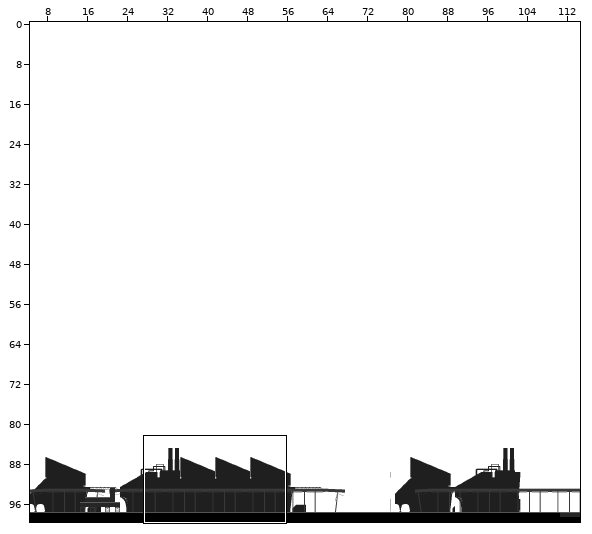
One commit to this Tiled map: PigState0.0.3/map_4.tmx. Above: a wide view before the commit, with the close-up outlined.
Close-up. The starting point:
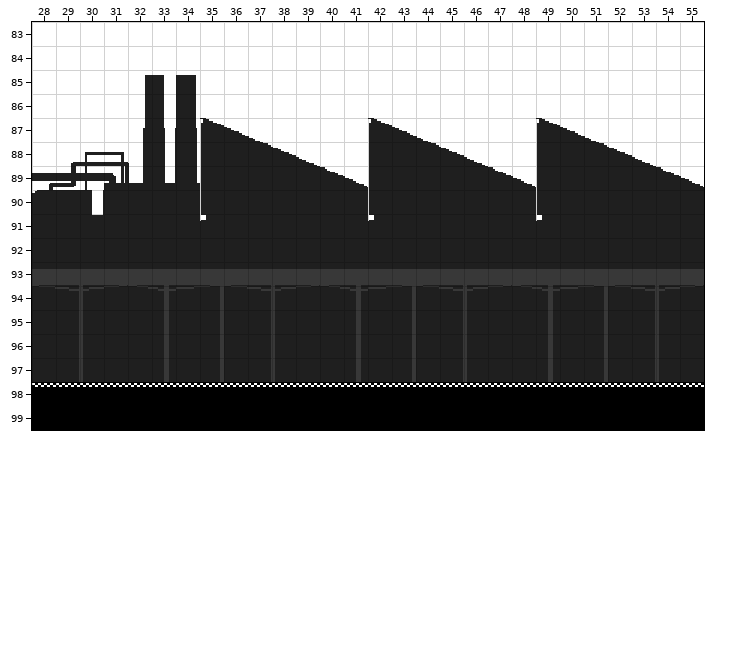
Cells are 16x16 px. Shown: x 28..55, y 83..99. The commit also changed other parts of the map, which this record leaves out. Tiles whose own drawing changed are shown in their newer look in all pictures.
And afterwards:
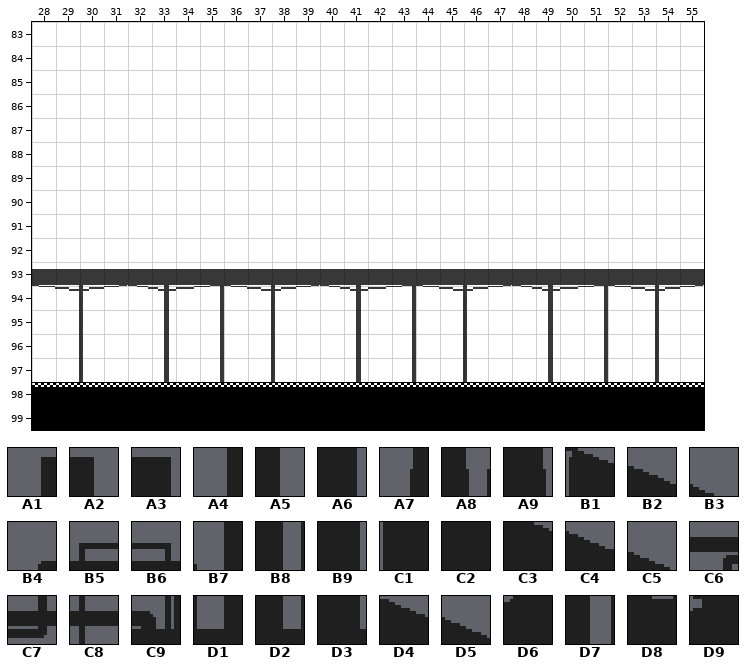
Key: from "envi_asset": A1 790, A2 791, A3 792, A4 868, A5 869, A6 870, A7 946, A8 947, A9 948, B1 954, B2 955, B3 956, B4 1021, B5 1022, B6 1023, B7 1024, B8 1025, B9 1026, C1 1032, C2 1033, C3 1034, C4 1035, C5 1036, C6 1098, C7 1099, C8 1100, C9 1101, D1 1102, D2 1103, D3 1104, D4 1115, D5 1116, D6 1176, D7 1178, D8 1256, D9 1266.
__ is an empty cell, .. an unchanged one.
Difference:
--- layer "background1"
@@ x 28..55 @@
- 85 .. .. .. .. A1 A2 A3 .. .. .. .. .. .. .. .. .. .. .. .. .. .. .. .. .. .. .. .. ..
- 86 .. .. .. .. A4 A5 A6 .. .. .. .. .. .. .. .. .. .. .. .. .. .. .. .. .. .. .. .. ..
- 87 .. .. .. .. A7 A8 A9 B1 B2 B3 .. .. .. .. B1 B2 B3 .. .. .. .. B1 B2 B3 .. .. .. ..
- 88 .. B4 B5 B6 B7 B8 B9 C1 C2 C3 C4 C5 .. .. C1 C2 C3 C4 C5 .. .. C1 C2 C3 C4 C5 .. ..
- 89 C6 C7 C8 C9 D1 D2 D3 C1 C2 C2 C2 C2 D4 D5 C1 C2 C2 C2 C2 D4 D5 C1 C2 C2 C2 C2 D4 D5
- 90 D6 C2 D7 C2 C2 C2 C2 C1 C2 C2 C2 C2 C2 C2 C1 C2 C2 C2 C2 C2 C2 C1 C2 C2 C2 C2 C2 C2
- 91 C2 C2 D8 C2 C2 C2 C2 D9 C2 C2 C2 C2 C2 C2 D9 C2 C2 C2 C2 C2 C2 D9 C2 C2 C2 C2 C2 C2
- 92 C2 C2 C2 C2 C2 C2 C2 C2 C2 C2 C2 C2 C2 C2 C2 C2 C2 C2 C2 C2 C2 C2 C2 C2 C2 C2 C2 C2
- 93 C2 C2 C2 C2 C2 C2 C2 C2 C2 C2 C2 C2 C2 C2 C2 C2 C2 C2 C2 C2 C2 C2 C2 C2 C2 C2 C2 C2
- 94 C2 C2 C2 C2 C2 C2 C2 C2 C2 C2 C2 C2 C2 C2 C2 C2 C2 C2 C2 C2 C2 C2 C2 C2 C2 C2 C2 C2
- 95 C2 C2 C2 C2 C2 C2 C2 C2 C2 C2 C2 C2 C2 C2 C2 C2 C2 C2 C2 C2 C2 C2 C2 C2 C2 C2 C2 C2
- 96 C2 C2 C2 C2 C2 C2 C2 C2 C2 C2 C2 C2 C2 C2 C2 C2 C2 C2 C2 C2 C2 C2 C2 C2 C2 C2 C2 C2
- 97 C2 C2 C2 C2 C2 C2 C2 C2 C2 C2 C2 C2 C2 C2 C2 C2 C2 C2 C2 C2 C2 C2 C2 C2 C2 C2 C2 C2
+ 85 .. .. .. .. __ __ __ .. .. .. .. .. .. .. .. .. .. .. .. .. .. .. .. .. .. .. .. ..
+ 86 .. .. .. .. __ __ __ .. .. .. .. .. .. .. .. .. .. .. .. .. .. .. .. .. .. .. .. ..
+ 87 .. .. .. .. __ __ __ __ __ __ .. .. .. .. __ __ __ .. .. .. .. __ __ __ .. .. .. ..
+ 88 .. __ __ __ __ __ __ __ __ __ __ __ .. .. __ __ __ __ __ .. .. __ __ __ __ __ .. ..
+ 89 __ __ __ __ __ __ __ __ __ __ __ __ __ __ __ __ __ __ __ __ __ __ __ __ __ __ __ __
+ 90 __ __ __ __ __ __ __ __ __ __ __ __ __ __ __ __ __ __ __ __ __ __ __ __ __ __ __ __
+ 91 __ __ __ __ __ __ __ __ __ __ __ __ __ __ __ __ __ __ __ __ __ __ __ __ __ __ __ __
+ 92 __ __ __ __ __ __ __ __ __ __ __ __ __ __ __ __ __ __ __ __ __ __ __ __ __ __ __ __
+ 93 __ __ __ __ __ __ __ __ __ __ __ __ __ __ __ __ __ __ __ __ __ __ __ __ __ __ __ __
+ 94 __ __ __ __ __ __ __ __ __ __ __ __ __ __ __ __ __ __ __ __ __ __ __ __ __ __ __ __
+ 95 __ __ __ __ __ __ __ __ __ __ __ __ __ __ __ __ __ __ __ __ __ __ __ __ __ __ __ __
+ 96 __ __ __ __ __ __ __ __ __ __ __ __ __ __ __ __ __ __ __ __ __ __ __ __ __ __ __ __
+ 97 __ __ __ __ __ __ __ __ __ __ __ __ __ __ __ __ __ __ __ __ __ __ __ __ __ __ __ __
